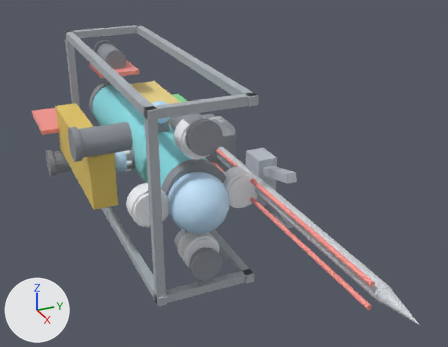
The glTF model modelo3d/submarino.glb: old version first, new version second.
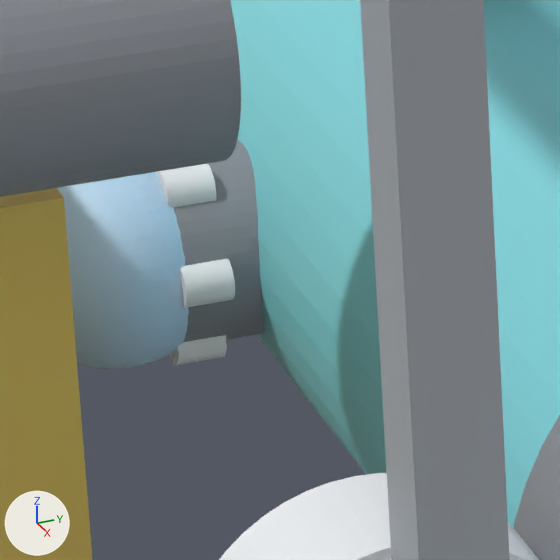
There are two pictures of each version: one whole from a 50 mm camera at (1033.0, -311.0, 422.0) aimed at (201.0, 64.0, 7.0), one close up on the part from 24% to 37% of the width and 38% to 55% of the height. The lights are fixed; the arrows at lower left show +X, +Y and +Z. The last two pictures show the newer version. Vertices at exactly the same position are counted once.

Objects in the first close-up: 'geometry_0'.
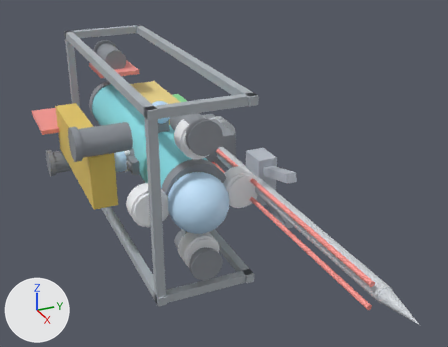
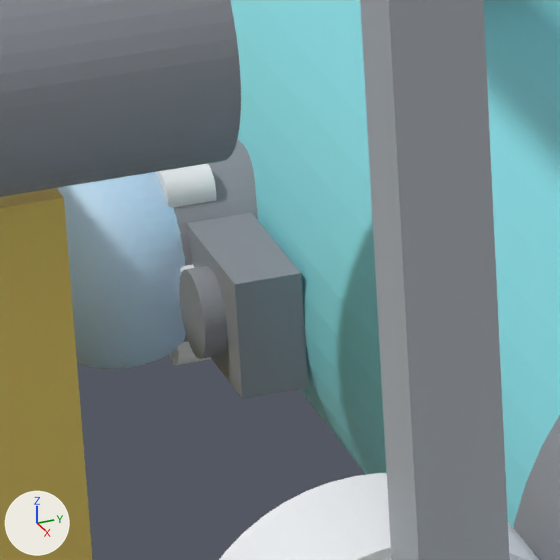
What differs and where, as boxes [x1, y1, x2, y2] in the close-ups (560 x 560 px):
part 1 of me_geometry_0, added
    after: [186, 212, 308, 399]
part 2 of me_geometry_0, added
    after: [179, 266, 227, 359]

Diff of the bpy script that builds the scene:
```diff
--- a/modelo3d/submarino.glb.py
+++ b/modelo3d/submarino.glb.py
@@ me_geometry_0 @@
 # used by ob_geometry_0; location = (0.0, 0.0, 0.0)
-me_geometry_0.from_pydata(...)  # 8501 vertices, 16616 faces; spans x -280.0..630.0, y -170.0..166.0, z -157.0..157.0
+me_geometry_0.from_pydata(...)  # 8607 vertices, 16820 faces; spans x -280.0..630.0, y -170.0..166.0, z -157.0..157.0
+# me_geometry_0 part 1: a new loose piece, a box spanning x 80.0..110.0, y -62.0..-50.0, z -11.0..11.0, in mat_defaultmaterial
+# me_geometry_0 part 2: a new loose piece, a 48-sided cylinder along y spanning x 87.0..103.0, y -66.0..-60.0, z -8.0..8.0, in mat_defaultmaterial
 me_geometry_0.materials.append(mat_defaultmaterial)
```
